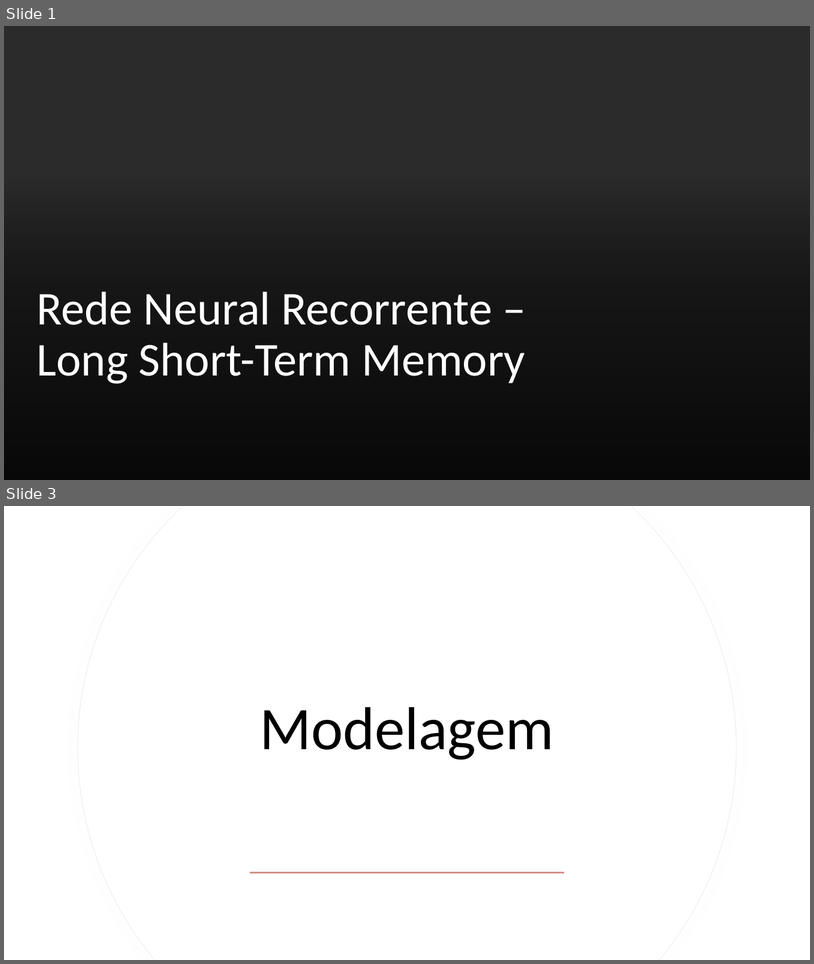
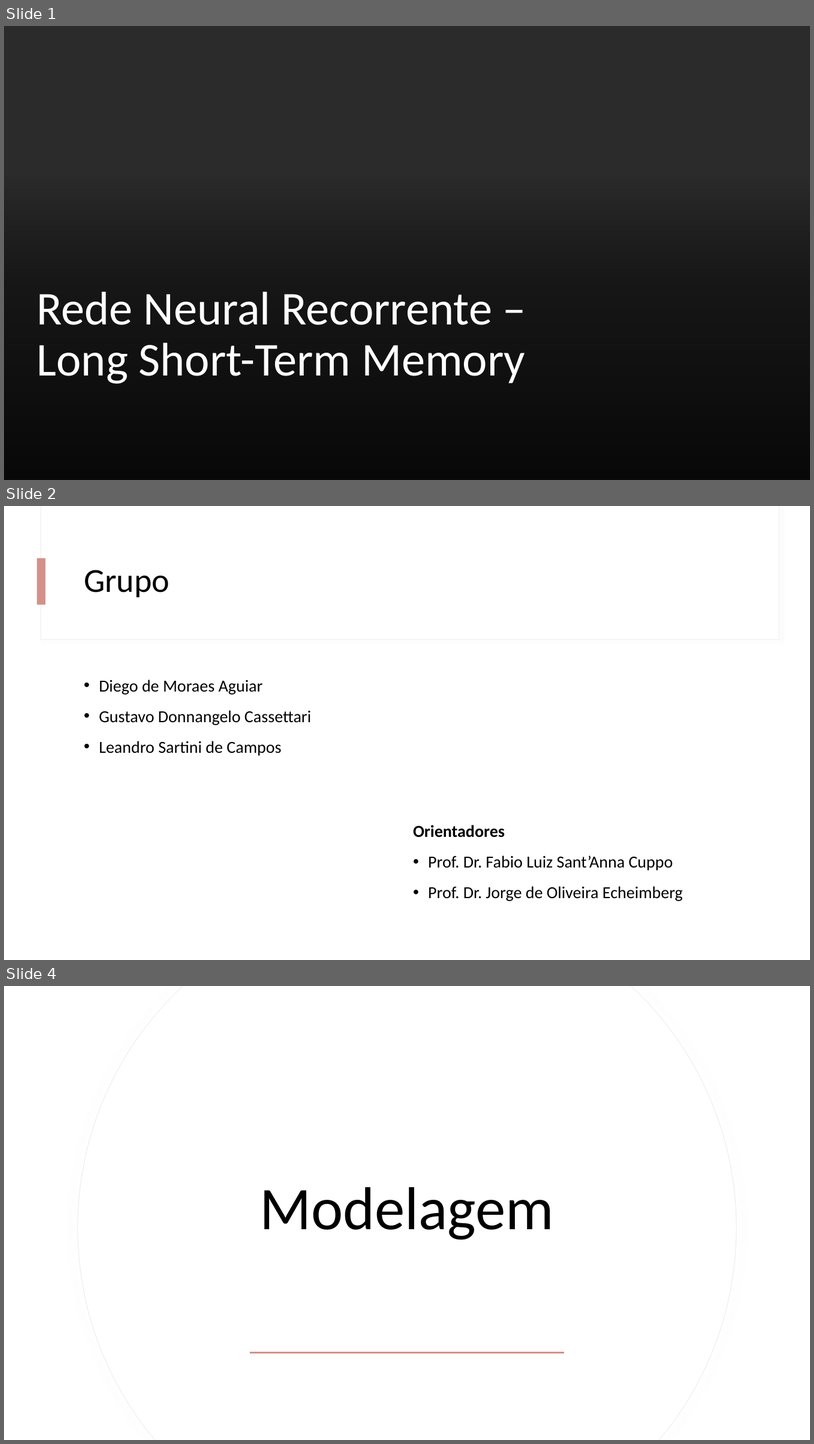
Before and after one commit to leandro-sartini/sudden_death_tcc, a slide deck: docs/Rede Neural Recorrente – Long Short-Term Memory.pptx. Shown one above the other, each under a label of ours: slides 1 and 3 before the commit, slides 1, 2 and 4 after it; the slides between them are not shown. The pictures are 814x964 and 814x1444 pixels, drawn with LibreOffice and Linux fonts; fonts in the diff are those of the drawing; background and template pictures are left out; a plain dark background stands for a picture behind light text. Boxes give left, top, right and bottom in pixels: in the first picture for what was removed or moved away, otherwise in the second. Text is boxed around its words. In the diff, an @@ line names an element or a change of style, - is before the commit and + after.

```diff
--- a/docs/Rede Neural Recorrente – Long Short-Term Memory.pptx
+++ b/docs/Rede Neural Recorrente – Long Short-Term Memory.pptx
@@ slide 2 added at box(4, 506, 810, 960), background #FFFFFF; not listed: 2 template elements that a slide beside it also shows @@
@@ rectangle added at box(37, 558, 46, 604), fill #D3918A @@
@@ title added at box(84, 570, 170, 597), 40 pt, text #000000 @@
+Grupo
@@ text added at box(99, 679, 311, 756), 20 pt, text #000000 @@
+• Diego de Moraes Aguiar
+• Gustavo Donnangelo Cassettari
+• Leandro Sartini de Campos
@@ text added at box(413, 825, 683, 901), 20 pt, text #000000 @@
+Orientadores
+• Prof. Dr. Fabio Luiz Sant’Anna Cuppo
+• Prof. Dr. Jorge de Oliveira Echeimberg
@@ what was slide 3 is now slide 4 @@
```
Also in this commit, not shown: 8 slides changed, 2 other slides added, 1 other file.
